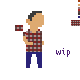
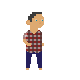
Layer changes from the first 80px x 80px image to the second:
removed layer "wip" over 56, 48, 70, 57
painted on "fg" over 15, 25, 44, 68
painted on "char" over 26, 11, 44, 53
painted on "bg" over 26, 0, 80, 70
